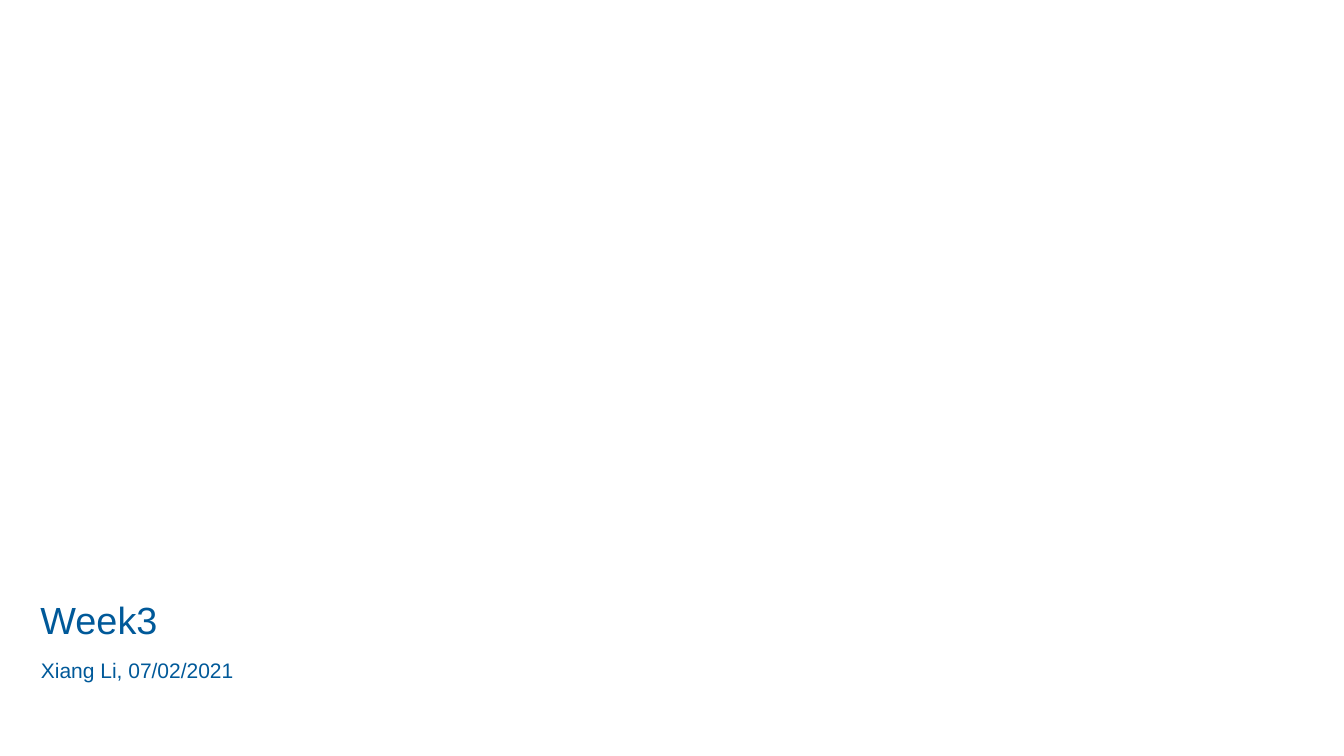
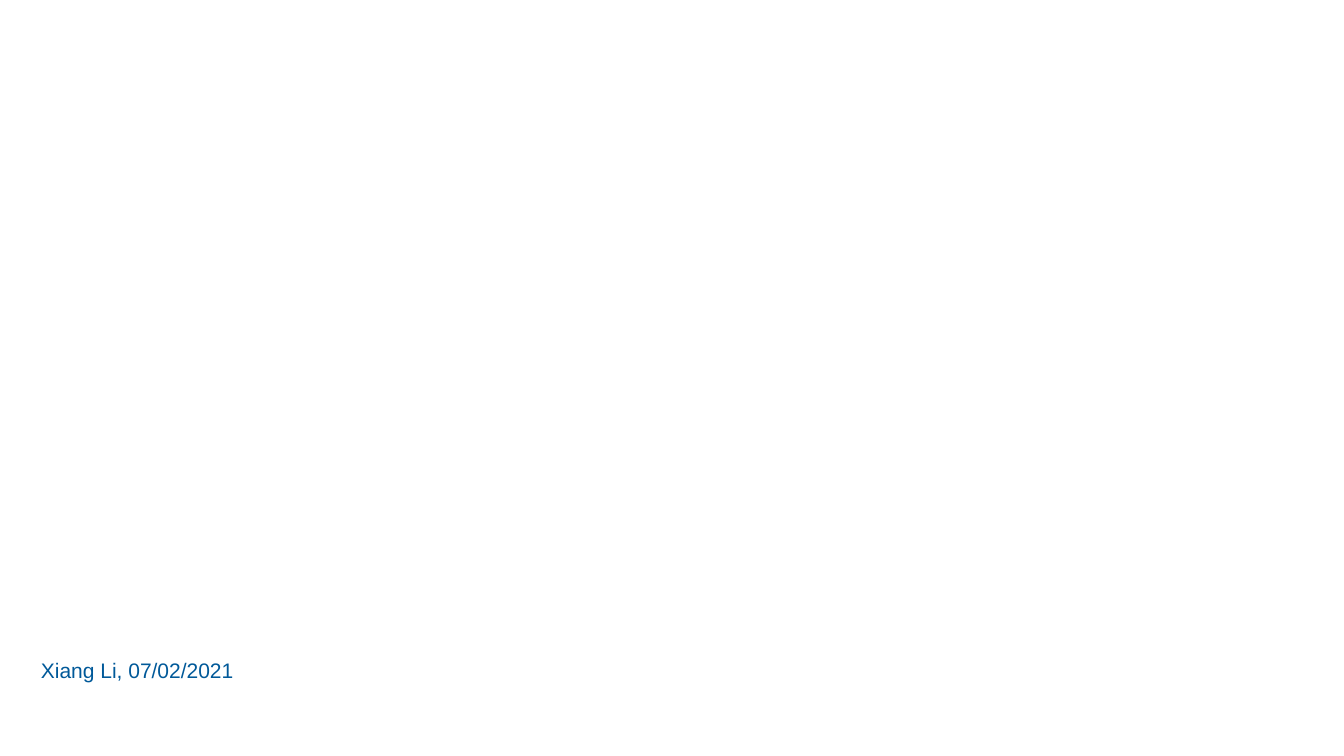
Before and after one commit to gh-xili/gh-xili, a slide deck: slide 1 of Progress_report/Ravi/Non_hg_contimination_XIANGLI_07072021.pptx. Drawn at 1344x756 pixels with LibreOffice and Linux fonts; fonts in the diff are those of the drawing; background and template pictures are left out. Boxes give left, top, right and bottom in pixels: in the first picture for what was removed or moved away, otherwise in the second. Text is boxed around its words. In the diff, an @@ line names an element or a change of style, - is before the commit and + after.

```diff
--- a/Progress_report/Ravi/Non_hg_contimination_XIANGLI_07072021.pptx
+++ b/Progress_report/Ravi/Non_hg_contimination_XIANGLI_07072021.pptx
@@ title removed at (40, 606, 157, 635) @@
-Week3
```
Also in this commit, not shown: 8 other slides changed, 10 other files.
